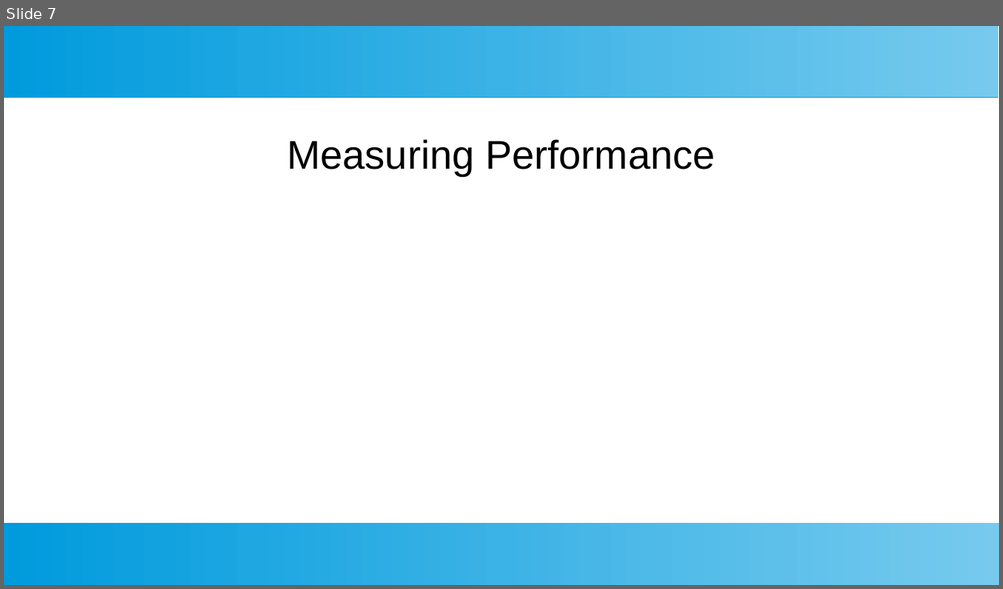
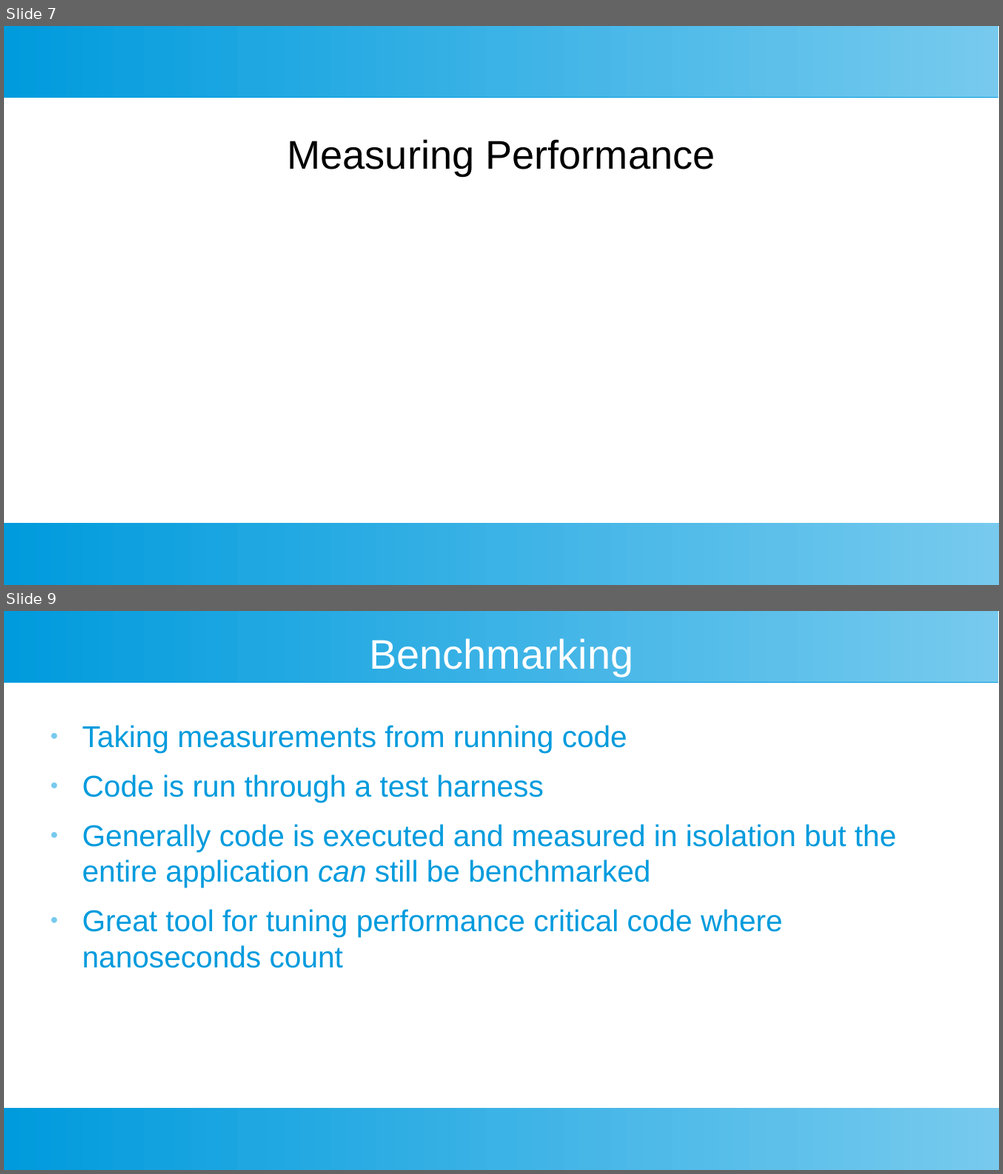
Before and after one commit to SmithE65/Performance, a slide deck: doc/Performance.odp. Shown one above the other, each under a label of ours: slide 7 before the commit, slides 7 and 9 after it; the slides between them are not shown. The pictures are 1003x589 and 1003x1174 pixels, drawn with LibreOffice and Linux fonts; fonts in the diff are those of the drawing. Boxes give left, top, right and bottom in pixels: in the first picture for what was removed or moved away, otherwise in the second. Text is boxed around its words. In the diff, an @@ line names an element or a change of style, - is before the commit and + after.

```diff
--- a/doc/Performance.odp
+++ b/doc/Performance.odp
@@ slide 9 added at (4,611,999,1170), background #FFFFFF; not listed: 2 template elements that a slide beside it also shows @@
@@ title added at (369,638,633,676), 33 pt, text #FFFFFF @@
+Benchmarking
@@ text added at (82,725,896,968), 24 pt, text #009BDD @@
+● Taking measurements from running code
+● Code is run through a test harness
+● Generally code is executed and measured in isolation but the entire application can still be benchmarked
+● Great tool for tuning performance critical code where nanoseconds count
```
Also in this commit, not shown: 1 slide changed, 2 other slides added, 1 slide removed, 14 other files.
